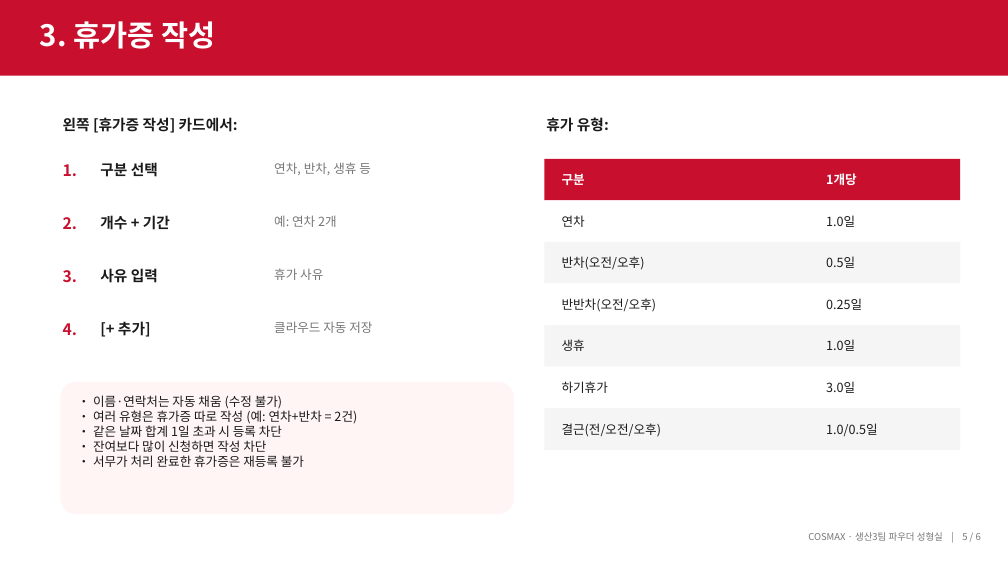
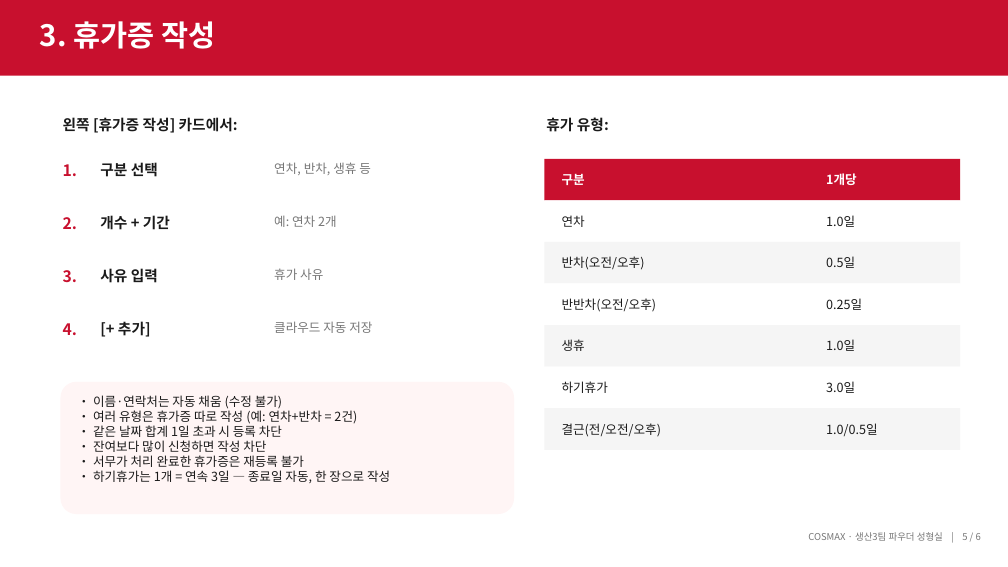
Before and after one commit to djlee-cosmax/Vacation-Permit-Auto-System, a slide deck: slide 5 of docs/휴가증 자동 반영 프로그램 안내 (작업자용).pptx. Drawn at 1008x567 pixels with LibreOffice and Linux fonts; fonts in the diff are those of the drawing. Boxes give left, top, right and bottom in pixels: in the first picture for what was removed or moved away, otherwise in the second. Text is boxed around its words. In the diff, an @@ line names an element or a change of style, - is before the commit and + after.

```diff
--- a/docs/휴가증 자동 반영 프로그램 안내 (작업자용).pptx
+++ b/docs/휴가증 자동 반영 프로그램 안내 (작업자용).pptx
@@ text at bbox=[93, 395, 390, 483]: text changed @@
-• 이름·연락처는 자동 채움 (수정 불가)
-• 여러 유형은 휴가증 따로 작성 (예: 연차+반차 = 2건)
-• 같은 날짜 합계 1일 초과 시 등록 차단
-• 잔여보다 많이 신청하면 작성 차단
-• 서무가 처리 완료한 휴가증은 재등록 불가
+• 이름·연락처는 자동 채움 (수정 불가)
+• 여러 유형은 휴가증 따로 작성 (예: 연차+반차 = 2건)
+• 같은 날짜 합계 1일 초과 시 등록 차단
+• 잔여보다 많이 신청하면 작성 차단
+• 서무가 처리 완료한 휴가증은 재등록 불가
+• 하기휴가는 1개 = 연속 3일 — 종료일 자동, 한 장으로 작성
```
Also in this commit, not shown: 1 other slide changed, 3 other files.
